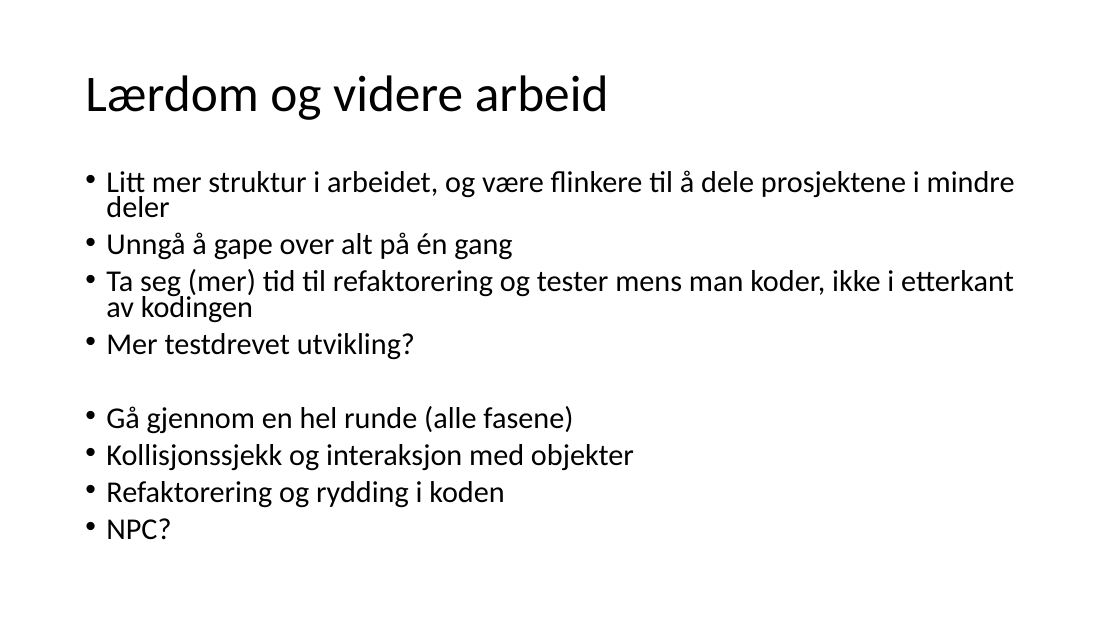
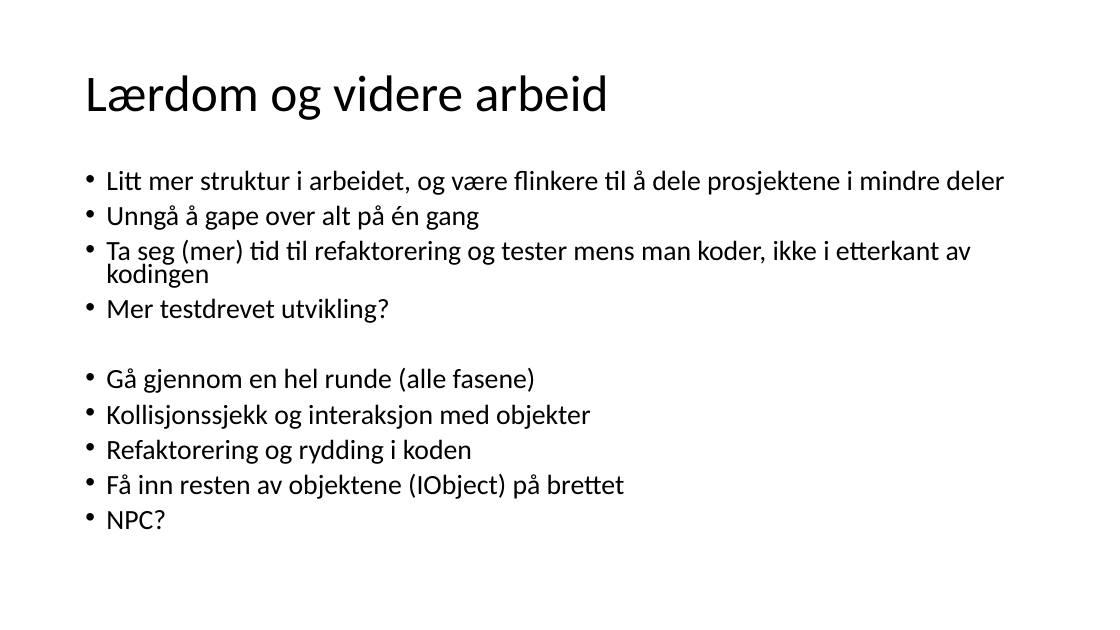
Before and after one commit to inf112-v19/codingwarriors, a slide deck: slide 6 of src/presentation/Codingwarriors.pptx. Drawn at 1120x630 pixels with LibreOffice and Linux fonts; fonts in the diff are those of the drawing. Boxes give left, top, right and bottom in pixels: in the first picture for what was removed or moved away, otherwise in the second. Text is boxed around its words. In the diff, an @@ line names an element or a change of style, - is before the commit and + after.

```diff
--- a/src/presentation/Codingwarriors.pptx
+++ b/src/presentation/Codingwarriors.pptx
@@ text at box(106, 170, 1004, 529): size 25.9 to 23.8 pt in "Litt mer struktur i arbeidet, og være ...", "Unngå å gape over alt på én ...", "Ta seg (mer) tid til refaktorering og ...", "Mer testdrevet utvikling?" and 4 more places @@
@@ text at box(106, 474, 625, 499): paragraph added @@
+• Få inn resten av objektene (IObject) på brettet
```
Also in this commit, not shown: 2 other slides changed.
